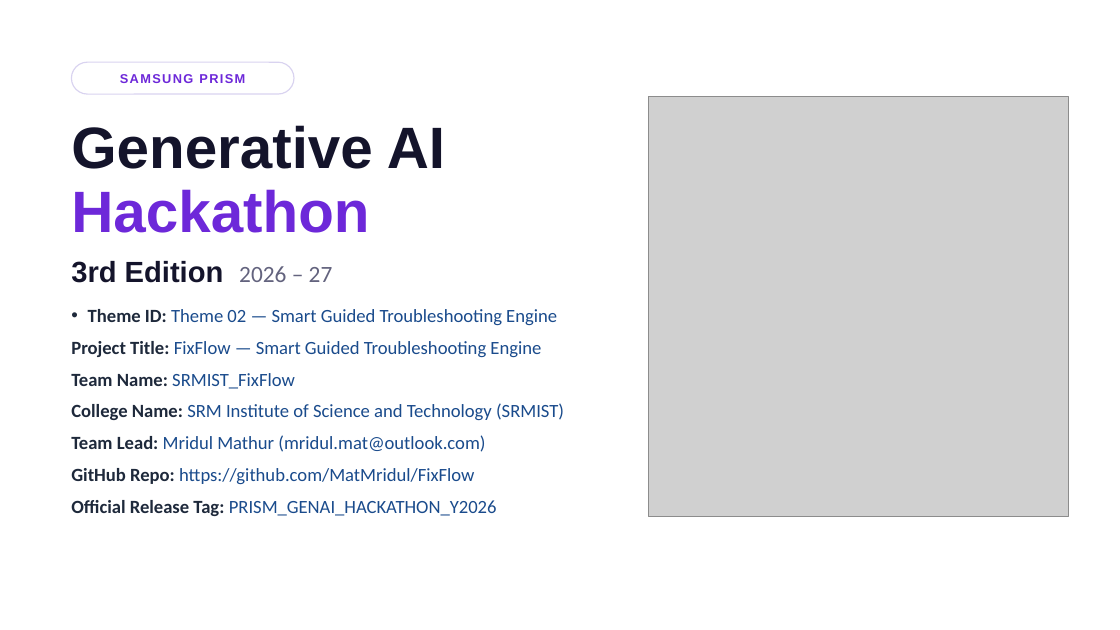
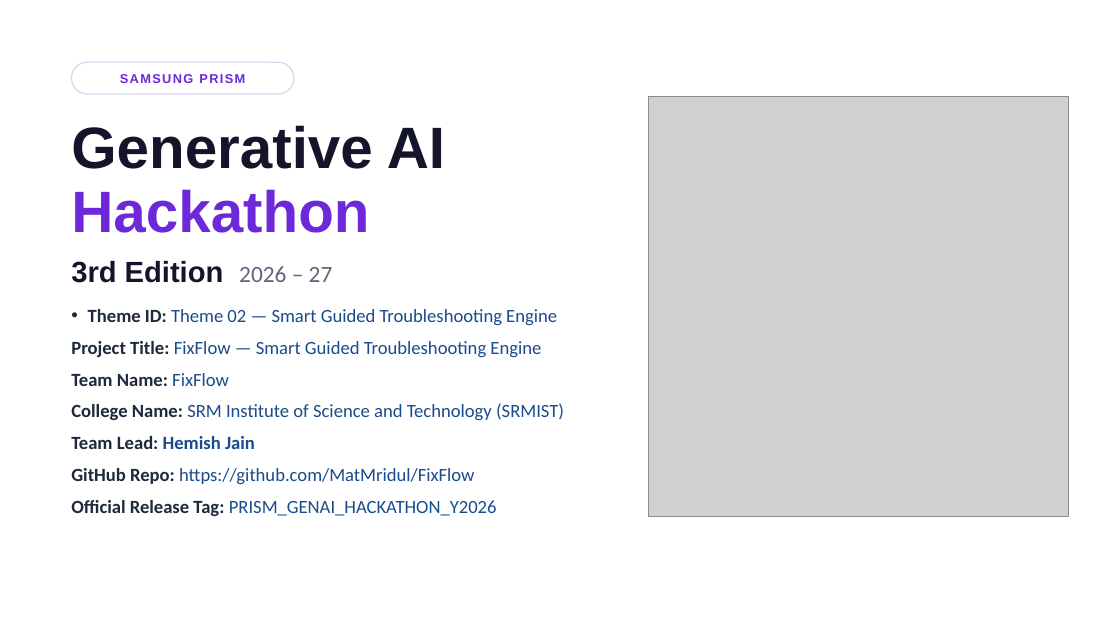
Before and after one commit to MatMridul/FixFlow, a slide deck: slide 1 of SRMIST_FixFlow_Submission.pptx. Drawn at 1120x630 pixels with LibreOffice and Linux fonts; fonts in the diff are those of the drawing; grey boxes stand for pictures. Boxes give left, top, right and bottom in pixels: in the first picture for what was removed or moved away, otherwise in the second. Text is boxed around its words. In the diff, an @@ line names an element or a change of style, - is before the commit and + after.

```diff
--- a/SRMIST_FixFlow_Submission.pptx
+++ b/SRMIST_FixFlow_Submission.pptx
@@ text at [71, 373, 229, 386]: text changed; text colour #1A4B8C to #1E293B; bold on @@
-Team Name: SRMIST_FixFlow
+Team Name: FixFlow
@@ text at [71, 436, 255, 449]: text changed; bold on @@
-Team Lead: Mridul Mathur (mridul.mat@outlook.com)
+Team Lead: Hemish Jain
```
Also in this commit, not shown: 1 other slide changed, 1 other file.
